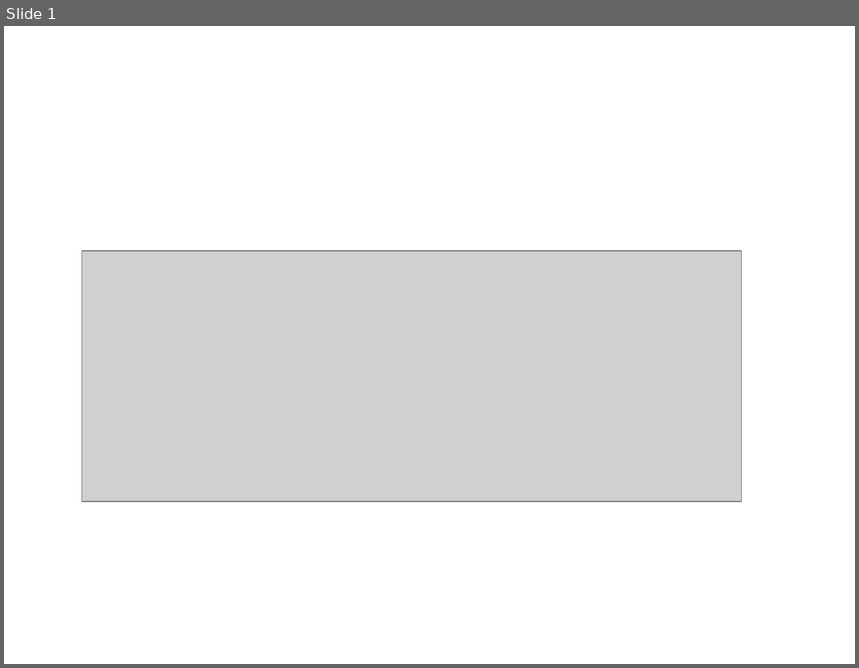
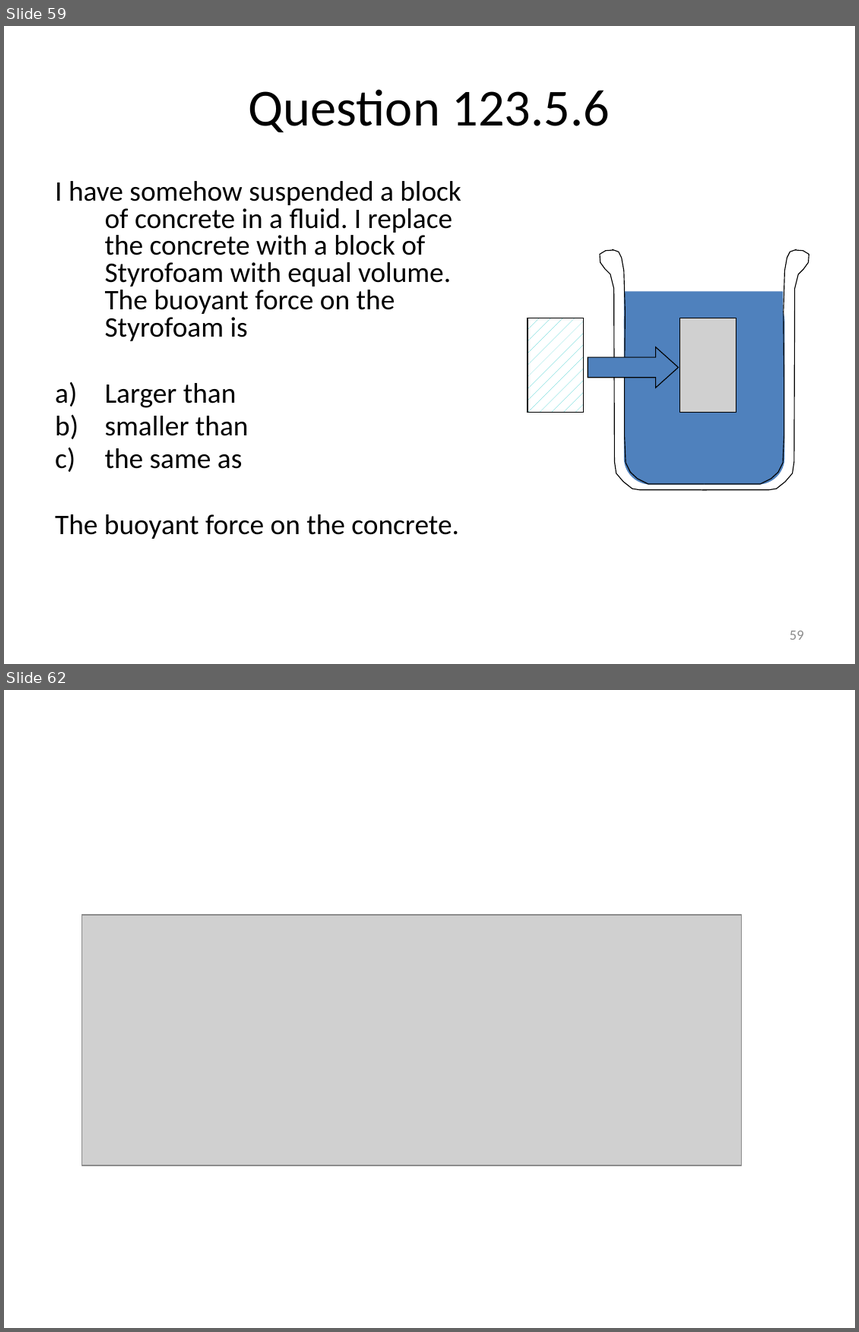
Before and after one commit to rtlines/Introductory-Physics-II, a slide deck: Lecture_Slides/PH 123 Lecture 25.pptx. Shown one above the other, each under a label of ours: slide 1 before the commit, slides 59 and 62 after it; the slides between them are not shown. The pictures are 859x668 and 859x1332 pixels, drawn with LibreOffice and Linux fonts; fonts in the diff are those of the drawing; grey boxes stand for pictures. Boxes give left, top, right and bottom in pixels: in the first picture for what was removed or moved away, otherwise in the second. Text is boxed around its words. In the diff, an @@ line names an element or a change of style, - is before the commit and + after.

```diff
--- a/Lecture_Slides/PH 123 Lecture 25.pptx
+++ b/Lecture_Slides/PH 123 Lecture 25.pptx
@@ slide 59 added at (4, 26, 855, 664), background #FFFFFF @@
@@ title added at (249, 89, 610, 132), 44 pt, text #000000 @@
+Question 123.5.6
@@ text added at (55, 181, 462, 539), 24 pt, text #000000 @@
+I have somehow suspended a block of concrete in a fluid. I replace the concrete with a block of Styrofoam with equal volume. The buoyant force on the Styrofoam is
+a) Larger than
+b) smaller than
+c) the same as
+The buoyant force on the concrete.
@@ freeform shape added at (600, 250, 707, 490), fill #FFFFFF, outline #000000 0.75 pt @@
@@ freeform shape added at (613, 250, 705, 485), outline #000000 0.75 pt @@
@@ freeform shape added at (702, 250, 810, 490), fill #FFFFFF, outline #000000 0.75 pt @@
@@ freeform shape added at (705, 250, 797, 485), outline #000000 0.75 pt @@
@@ rounded rectangle added at (623, 294, 785, 485), fill #4F81BD @@
@@ rectangle added at (623, 291, 783, 328), fill #4F81BD @@
@@ rectangle added at (528, 318, 584, 412), fill pattern #33CCCC on #FFFFFF, outline #000000 0.75 pt @@
@@ picture added at (680, 318, 736, 412) @@
@@ right arrow added at (588, 347, 678, 388), fill #4F81BD, outline #000000 0.75 pt @@
@@ page number added at (790, 631, 804, 640), 12 pt, text #8C8C8C @@
+59
@@ what was slide 1 is now slide 62 @@
```
Also in this commit, not shown: 60 other slides added, 48 other files.
